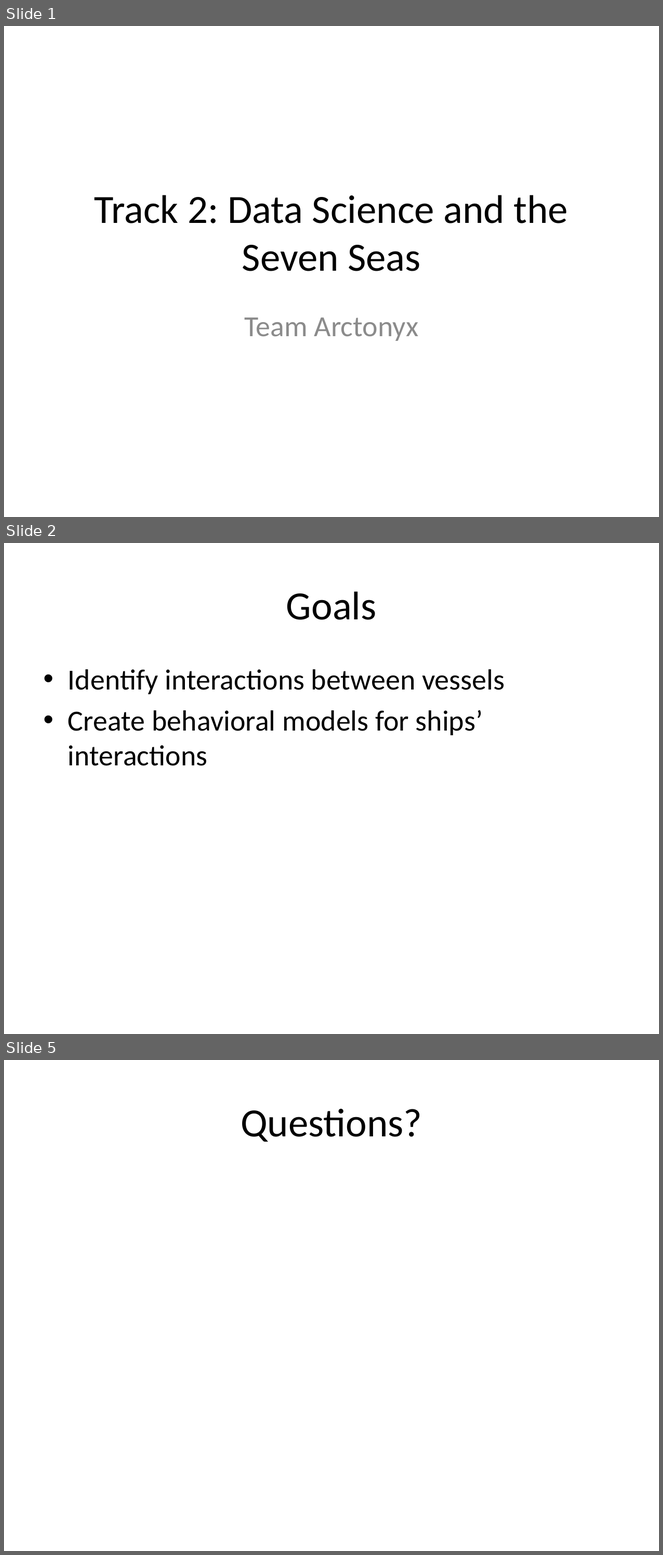
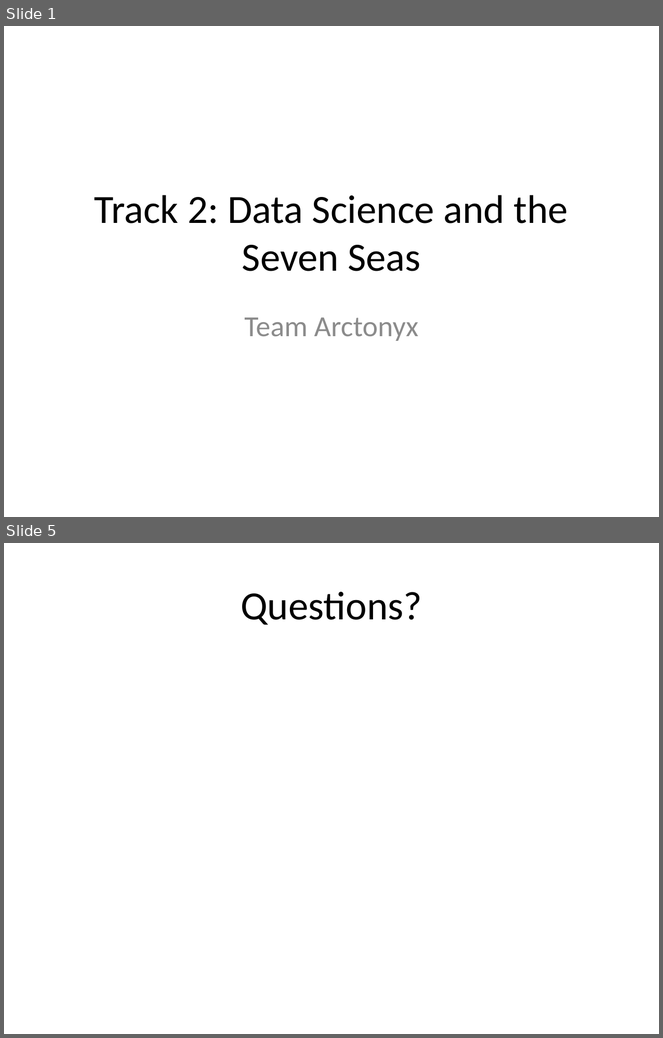
Before and after one commit to KeithDeRuiter/Seattle_Track_2, a slide deck: Submission/Presentation.pptx. Shown one above the other, each under a label of ours: slides 1, 2 and 5 before the commit, slides 1 and 5 after it; the slides between them are not shown. The pictures are 663x1555 and 663x1038 pixels, drawn with LibreOffice and Linux fonts; fonts in the diff are those of the drawing. Boxes give left, top, right and bottom in pixels: in the first picture for what was removed or moved away, otherwise in the second. Text is boxed around its words. In the diff, an @@ line names an element or a change of style, - is before the commit and + after.

```diff
--- a/Submission/Presentation.pptx
+++ b/Submission/Presentation.pptx
@@ slide 2 removed at (4,543,659,1034), background #FFFFFF @@
@@ title removed at (286,591,377,620) @@
-Goals
@@ text removed at (68,669,505,766) @@
-• Identify interactions between vessels
-• Create behavioral models for ships’ interactions
```
Also in this commit, not shown: 2 slides changed, 2 slides added, 1 other slide removed.
